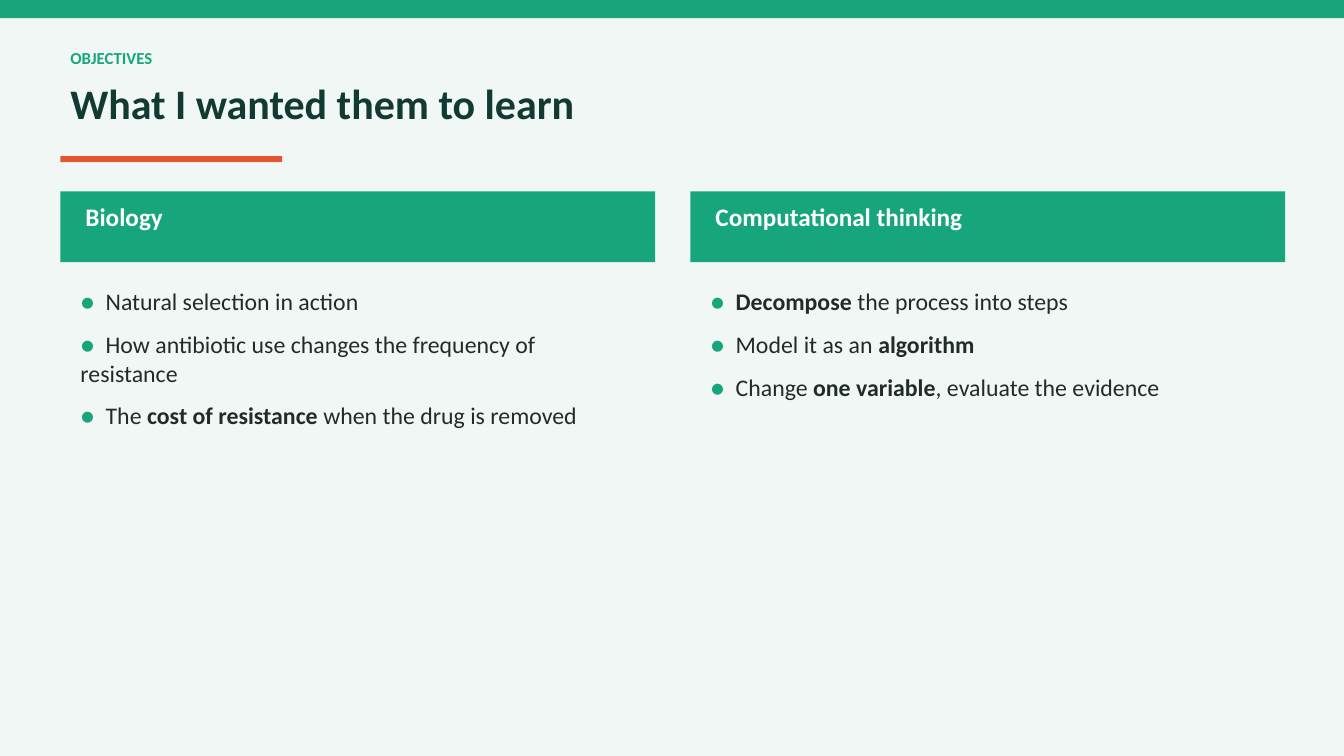
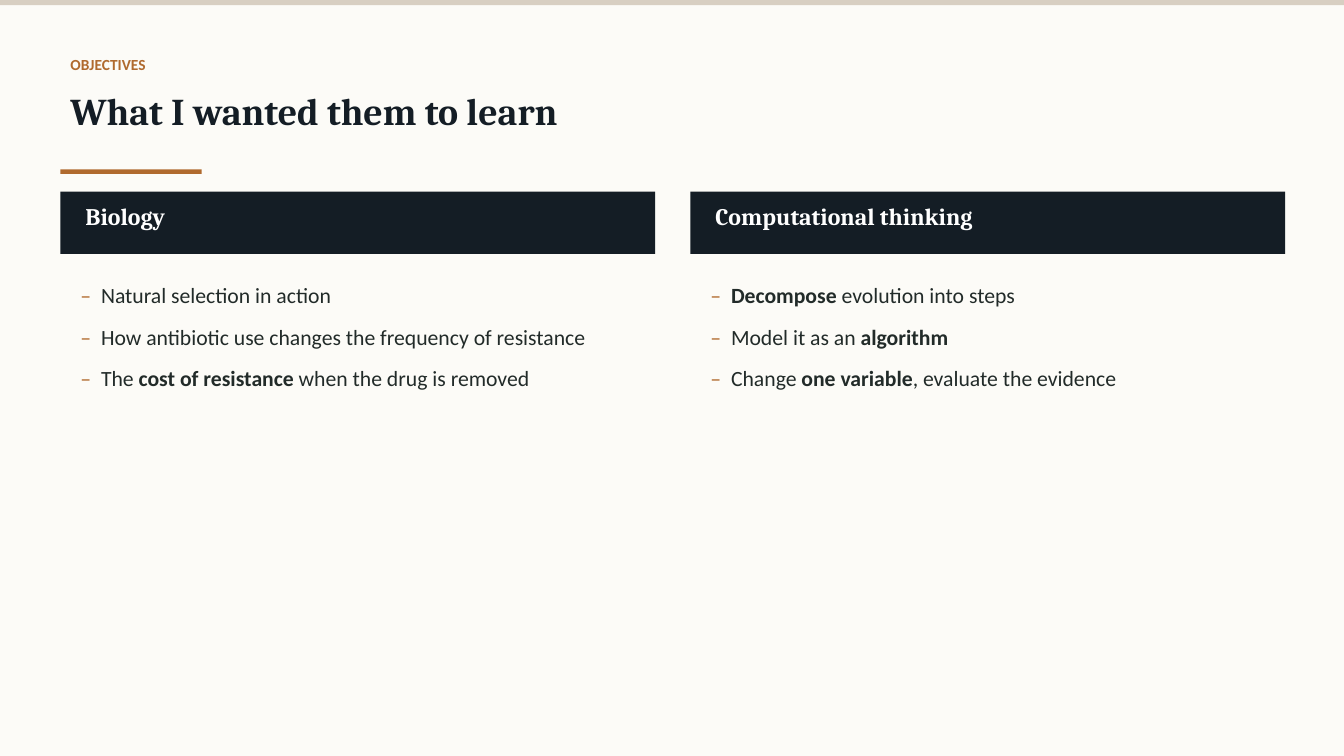
Before and after one commit to felixxxxx11/antibiotic-resistance-sim, a slide deck: slide 3 of INT6064 Individual Module - Slides - WUPENGHUI.pptx. Drawn at 1344x756 pixels with LibreOffice and Linux fonts; fonts in the diff are those of the drawing. Boxes give left, top, right and bottom in pixels: in the first picture for what was removed or moved away, otherwise in the second. Text is boxed around its words. In the diff, an @@ line names an element or a change of style, - is before the commit and + after.

Commit message:
Restyle deck (warm academic palette) and unify document text colors

```diff
--- a/INT6064 Individual Module - Slides - WUPENGHUI.pptx
+++ b/INT6064 Individual Module - Slides - WUPENGHUI.pptx
@@ rectangle at (x1=0, y1=0, x2=1344, y2=756): fill #F1F7F5 to #FCFBF7 @@
@@ rectangle resized from (x1=0, y1=0, x2=1344, y2=18) to (x1=0, y1=0, x2=1344, y2=5) @@
@@ rectangle at (x1=0, y1=0, x2=1344, y2=5): fill #17A67B to #D8CFC2 @@
@@ text "OBJECTIVES" moved from (x1=70, y1=53, x2=152, y2=64) to (x1=70, y1=60, x2=145, y2=70) @@
@@ text "OBJECTIVES" at (x1=70, y1=60, x2=145, y2=70): size 12 to 11 pt, text colour #17A67B to #B06A2E; more space between paragraphs @@
@@ text "What I wanted them to ..." moved from (x1=70, y1=89, x2=575, y2=120) to (x1=70, y1=98, x2=557, y2=126) @@
@@ text "What I wanted them to ..." at (x1=70, y1=98, x2=557, y2=126): size 30 to 27 pt, font Calibri to Cambria, text colour #113A33 to #141D25 @@
@@ rectangle resized from (x1=60, y1=156, x2=282, y2=162) to (x1=60, y1=169, x2=202, y2=173) @@
@@ rectangle at (x1=60, y1=169, x2=202, y2=173): fill #E4572E to #B06A2E @@
@@ rectangle resized from (x1=60, y1=192, x2=655, y2=262) to (x1=60, y1=192, x2=655, y2=254) @@
@@ rectangle at (x1=60, y1=192, x2=655, y2=254): fill #17A67B to #141D25 @@
@@ text "Biology" at (x1=85, y1=208, x2=165, y2=230): size 18 to 17 pt, font Calibri to Cambria @@
@@ rectangle at (x1=691, y1=192, x2=1286, y2=254): fill #17A67B to #141D25 @@
@@ rectangle resized from (x1=691, y1=192, x2=1286, y2=262) to (x1=691, y1=192, x2=1286, y2=254) @@
@@ text "Computational thinking" at (x1=715, y1=208, x2=973, y2=230): size 18 to 17 pt, font Calibri to Cambria @@
@@ text at (x1=101, y1=288, x2=585, y2=390): text changed; size 17 to 15.5 pt @@
-● Natural selection in action
-● How antibiotic use changes the frequency of resistance
-● The cost of resistance when the drug is removed
+– Natural selection in action
+– How antibiotic use changes the frequency of resistance
+– The cost of resistance when the drug is removed
@@ text at (x1=731, y1=288, x2=1116, y2=390): text changed; size 17 to 15.5 pt @@
-● Decompose the process into steps
-● Model it as an algorithm
-● Change one variable, evaluate the evidence
+– Decompose evolution into steps
+– Model it as an algorithm
+– Change one variable, evaluate the evidence
```
Also in this commit, not shown: 12 other slides changed, 6 other files.
